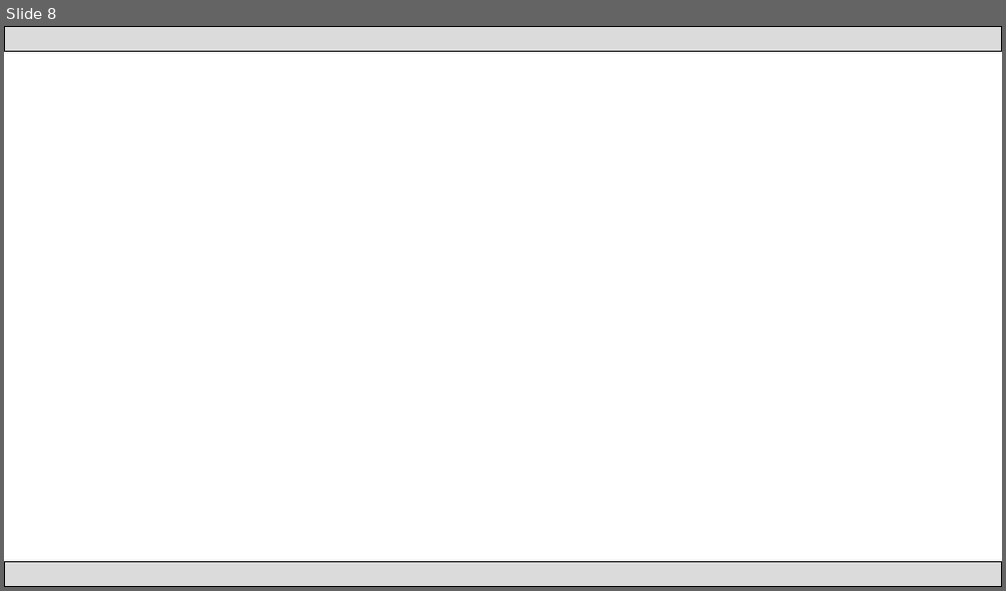
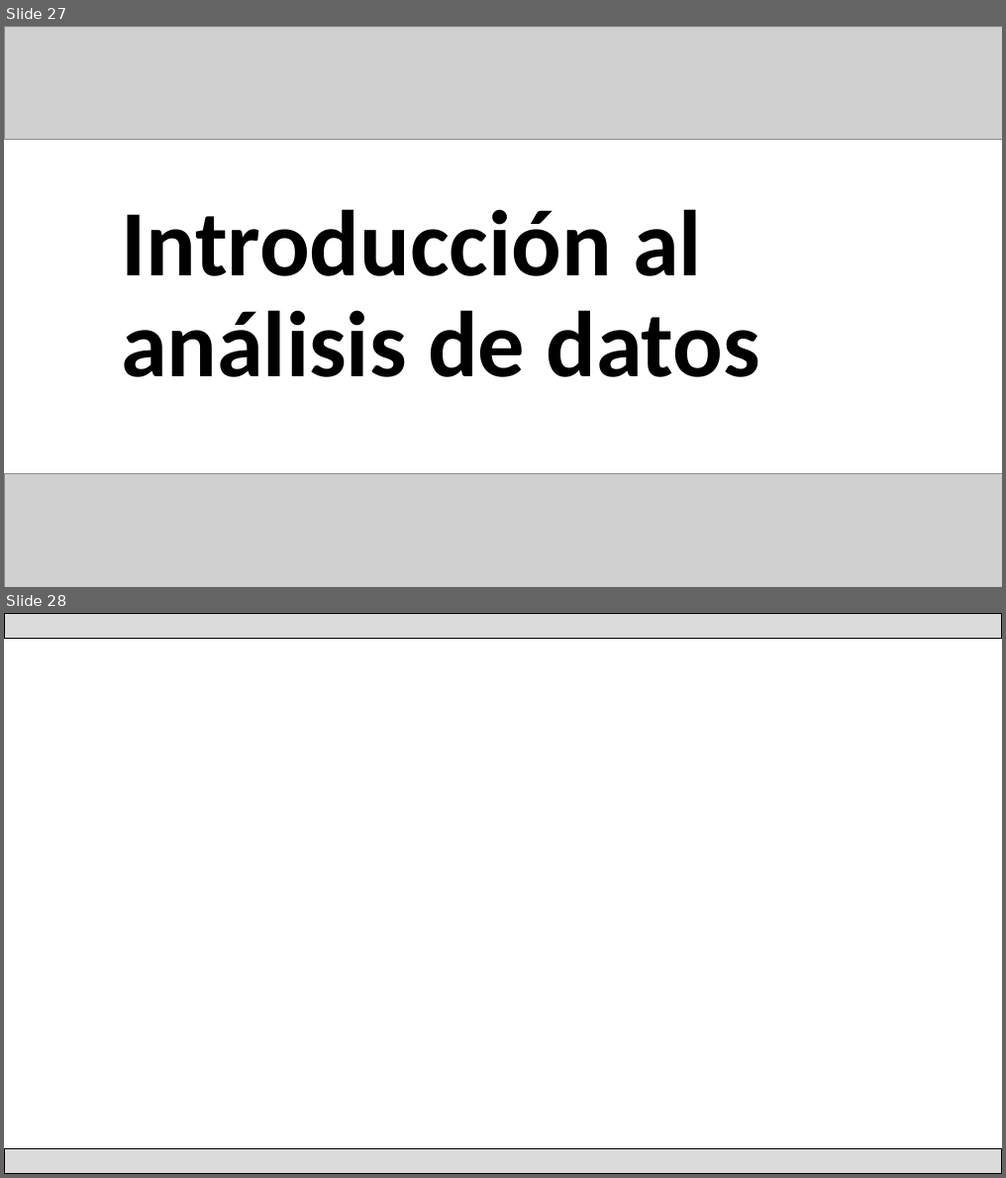
Before and after one commit to Adrifelcha/afchavez-019, a slide deck: JeanPiaget/Presentaciones/04_RecolecciónyAnálisisDatos.pptx. Shown one above the other, each under a label of ours: slide 8 before the commit, slides 27 and 28 after it. The pictures are 1006x591 and 1006x1178 pixels, drawn with LibreOffice and Linux fonts; fonts in the diff are those of the drawing; grey boxes stand for pictures. Boxes give left, top, right and bottom in pixels: in the first picture for what was removed or moved away, otherwise in the second. Text is boxed around its words. In the diff, an @@ line names an element or a change of style, - is before the commit and + after.

```diff
--- a/JeanPiaget/Presentaciones/04_RecolecciónyAnálisisDatos.pptx
+++ b/JeanPiaget/Presentaciones/04_RecolecciónyAnálisisDatos.pptx
@@ slide 27 added at (4,26,1002,587), background #FFFFFF @@
@@ picture added at (4,26,1002,139) @@
@@ title added at (121,209,761,377), 90 pt, text #000000, bold @@
+Introducción al análisis de datos
@@ picture added at (4,474,1002,587) @@
@@ what was slide 8 is now slide 28 @@
```
Also in this commit, not shown: 1 slide changed, 19 other slides added, 11 other files.
